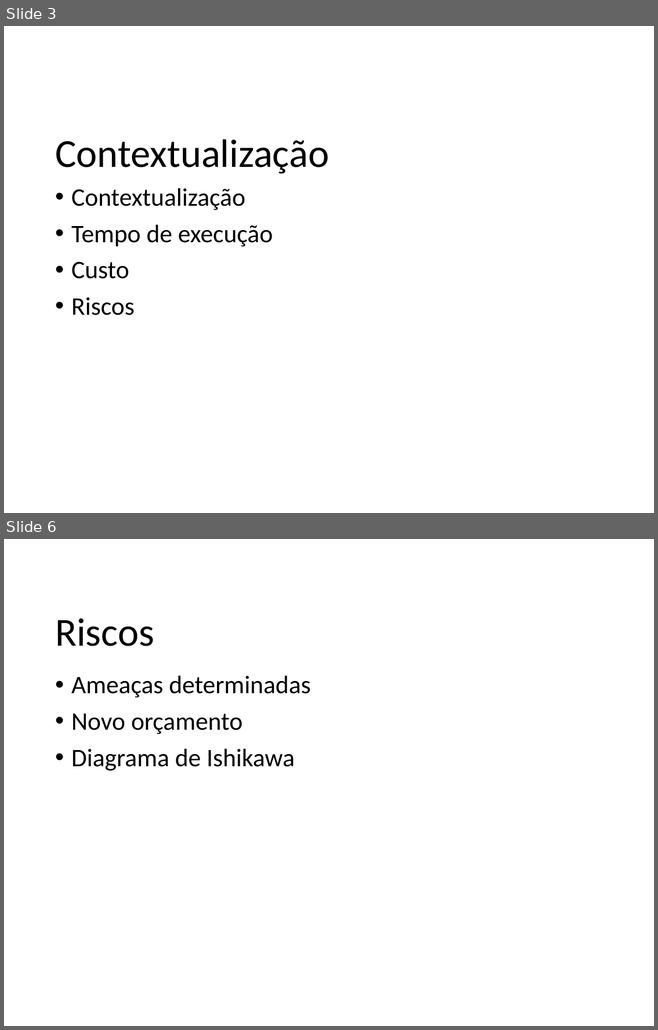
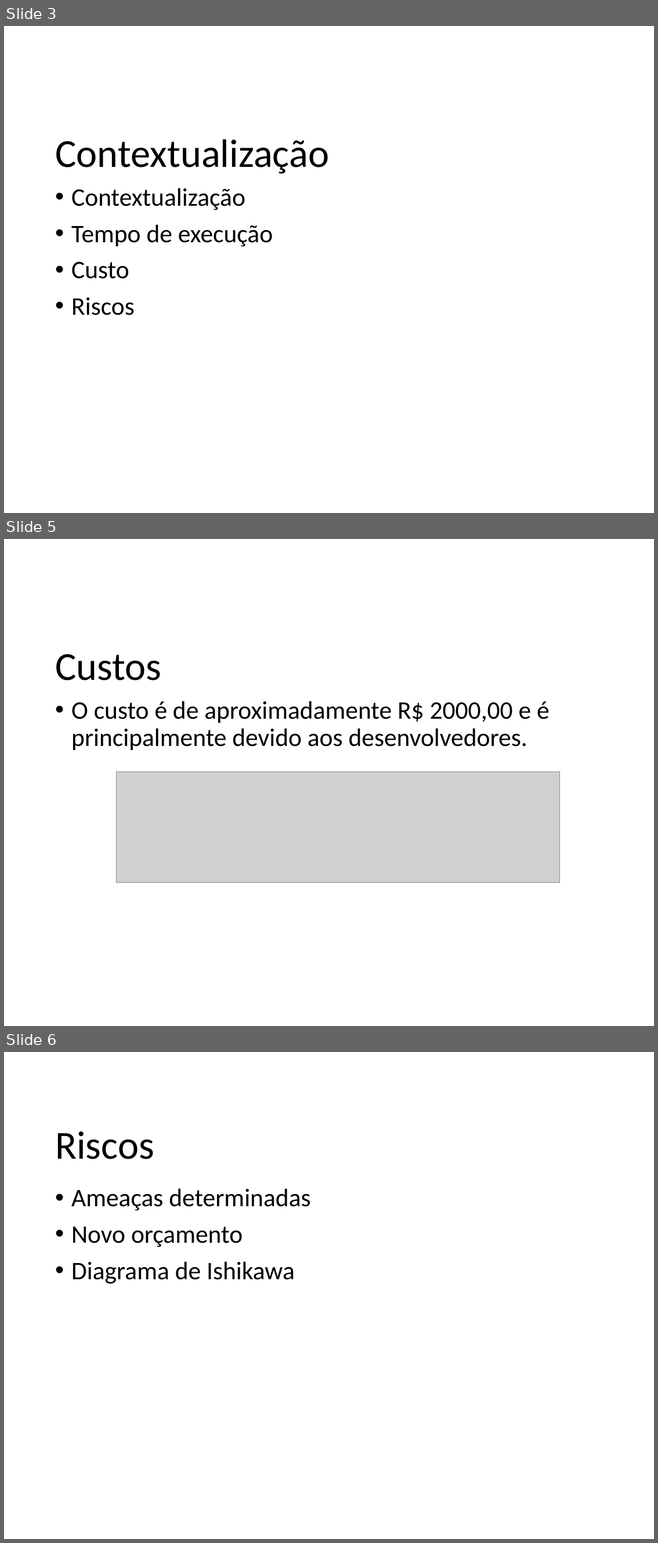
Before and after one commit to drdverzola/Conta-Universitaria, a slide deck: GPS.pptx. Shown one above the other, each under a label of ours: slides 3 and 6 before the commit, slides 3, 5 and 6 after it; the slides between them are not shown. The pictures are 658x1030 and 658x1543 pixels, drawn with LibreOffice and Linux fonts; fonts in the diff are those of the drawing; grey boxes stand for pictures; background and template pictures are left out. Boxes give left, top, right and bottom in pixels: in the first picture for what was removed or moved away, otherwise in the second. Text is boxed around its words. In the diff, an @@ line names an element or a change of style, - is before the commit and + after.

```diff
--- a/GPS.pptx
+++ b/GPS.pptx
@@ slide 5 added at bbox=[4, 539, 654, 1026], background picture (left out) @@
@@ title added at bbox=[55, 654, 162, 681], 44 pt, text #000000 @@
+Custos
@@ text added at bbox=[71, 701, 549, 750], 28 pt, text #000000 @@
+• O custo é de aproximadamente R$ 2000,00 e é principalmente devido aos desenvolvedores.
@@ picture added at bbox=[117, 772, 560, 882] @@
```
Also in this commit, not shown: 1 slide changed, 1 slide removed.
